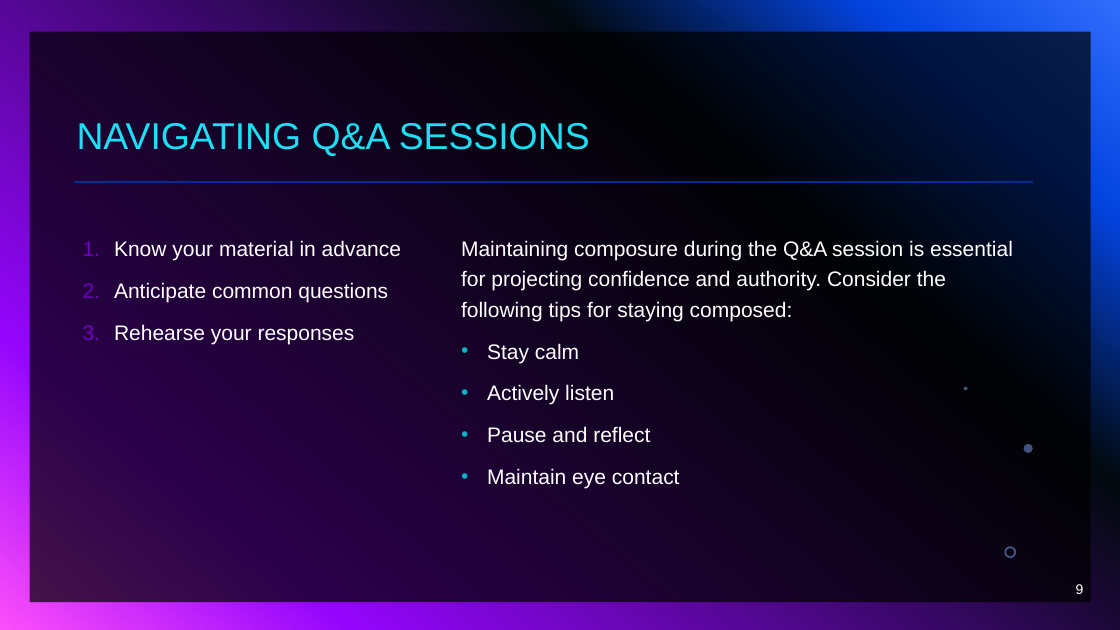
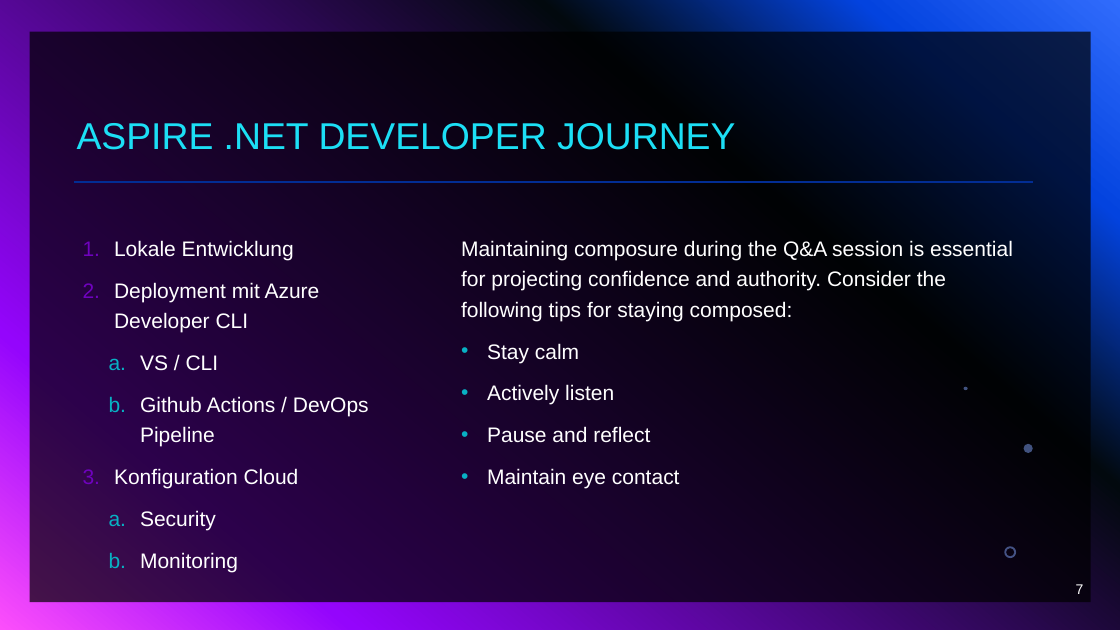
Before and after one commit to zuercheram/aspire-prototype, a slide deck: slide 7 of doc/project-presentation/aspire-semester-arbeit.pptx (slide 9 before the commit). Drawn at 1120x630 pixels with LibreOffice and Linux fonts; fonts in the diff are those of the drawing. Boxes give left, top, right and bottom in pixels: in the first picture for what was removed or moved away, otherwise in the second. Text is boxed around its words. In the diff, an @@ line names an element or a change of style, - is before the commit and + after.

```diff
--- a/doc/project-presentation/aspire-semester-arbeit.pptx
+++ b/doc/project-presentation/aspire-semester-arbeit.pptx
@@ title at (x1=77, y1=123, x2=735, y2=150): text changed @@
-NAVIGATING Q&A SESSIONS
+ASPIRE .NET DEVELOPER JOURNEY
@@ text at (x1=114, y1=240, x2=369, y2=573): text changed @@
-1. Know your material in advance
-2. Anticipate common questions
-3. Rehearse your responses
+1. Lokale Entwicklung
+2. Deployment mit Azure Developer CLI
+  a. VS / CLI
+  b. Github Actions / DevOps Pipeline
+3. Konfiguration Cloud
+  a. Security
+  b. Monitoring
@@ page number at (x1=1076, y1=584, x2=1084, y2=594): text changed @@
-9
+7
```
Also in this commit, not shown: 2 other slides changed, 2 slides removed, 1 other file.
